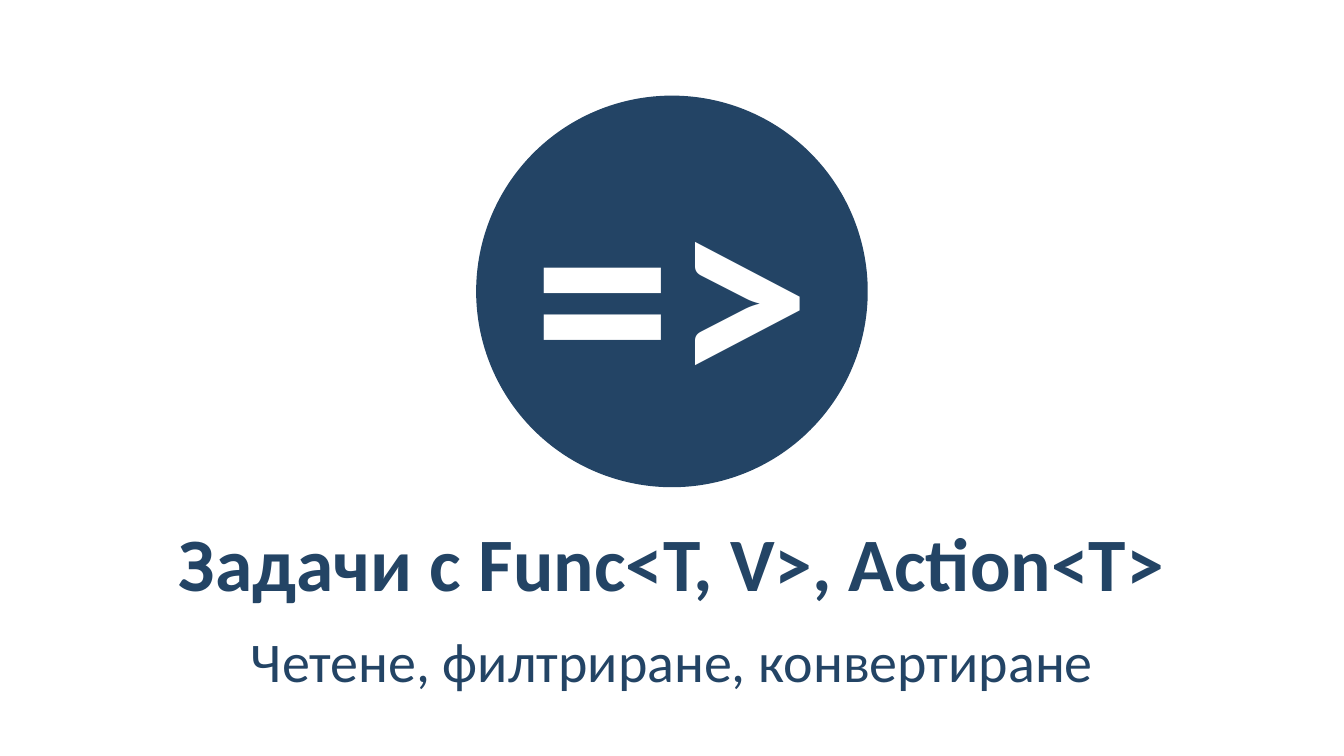
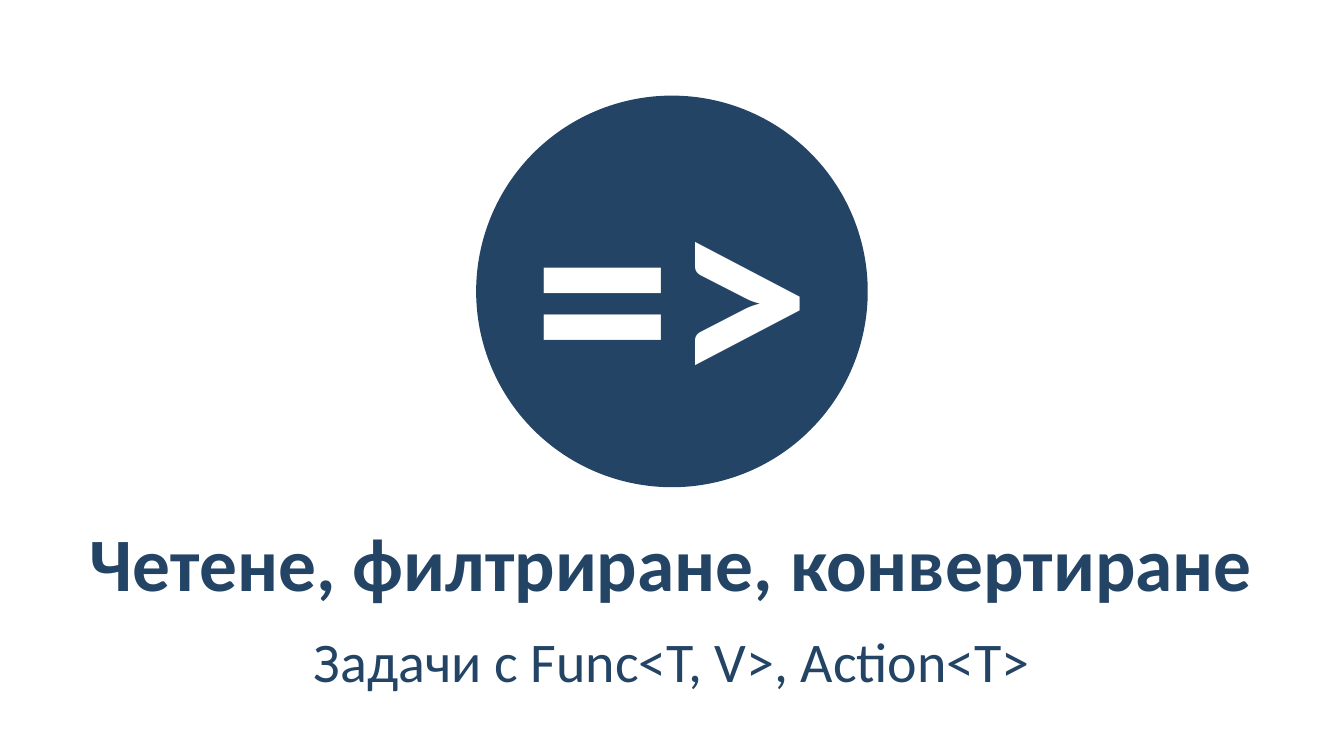
Before and after one commit to BG-IT-Edu/School-Programming, a slide deck: slide 3 of Courses/Software-Sciences/Module-1-OOP/12.2-Delegates-and-Events-Advanced/12.2-Delegates-and-Events-Advanced.pptx. Drawn at 1344x756 pixels with LibreOffice and Linux fonts; fonts in the diff are those of the drawing; background and template pictures are left out. Boxes give left, top, right and bottom in pixels: in the first picture for what was removed or moved away, otherwise in the second. Text is boxed around its words. In the diff, an @@ line names an element or a change of style, - is before the commit and + after.

```diff
--- a/Courses/Software-Sciences/Module-1-OOP/12.2-Delegates-and-Events-Advanced/12.2-Delegates-and-Events-Advanced.pptx
+++ b/Courses/Software-Sciences/Module-1-OOP/12.2-Delegates-and-Events-Advanced/12.2-Delegates-and-Events-Advanced.pptx
@@ title "Четене, филтриране, конвертиране": place and size @@
-title "Четене, филтриране, конвертиране" at <box>251,644,1092,692</box>
+title "Четене, филтриране, конвертиране" at <box>89,539,1252,603</box>
@@ title "Четене, филтриране, конвертиране" at <box>89,539,1252,603</box>: size 40 to 54 pt, bold on; line spacing 1.05 to 1; less space between paragraphs @@
@@ subtitle "Задачи с Func<T, V>, Action<T>": place and size @@
-subtitle "Задачи с Func<T, V>, Action<T>" at <box>179,538,1164,603</box>
+subtitle "Задачи с Func<T, V>, Action<T>" at <box>314,643,1030,692</box>
@@ subtitle "Задачи с Func<T, V>, Action<T>" at <box>314,643,1030,692</box>: size 54 to 40 pt, bold off; line spacing 1 to 1.05; more space between paragraphs @@
```
Also in this commit, not shown: 21 other slides changed, 3 slides added, 3 slides removed, 1 other file.
